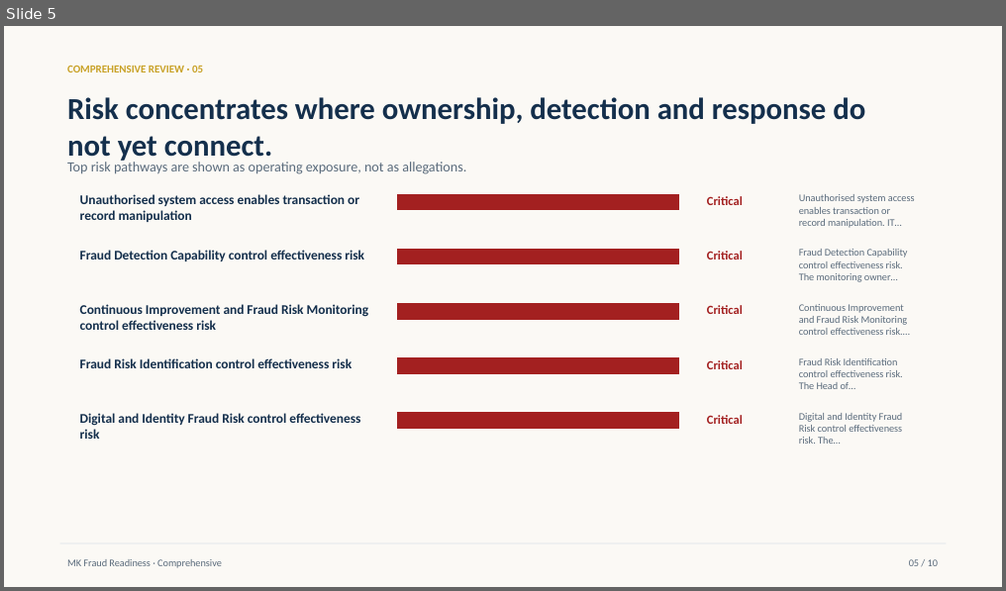
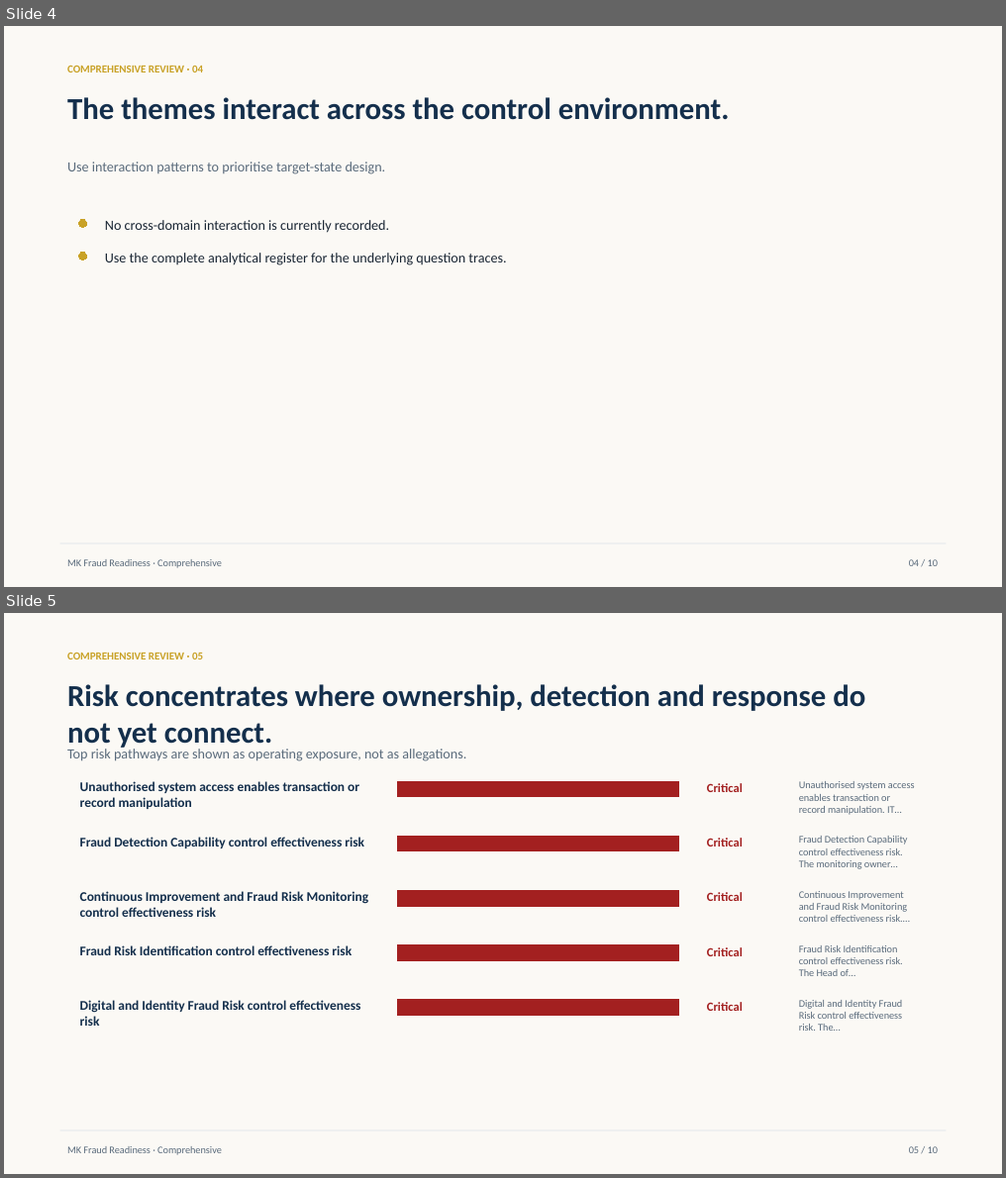
Before and after one commit to Tondani1995/mk-fraud-readiness-score, a slide deck: outputs/commercial-quality/comprehensive-executive-presentation.pptx. Shown one above the other, each under a label of ours: slide 5 before the commit, slides 4 and 5 after it. The pictures are 1006x591 and 1006x1178 pixels, drawn with LibreOffice and Linux fonts; fonts in the diff are those of the drawing. Boxes give left, top, right and bottom in pixels: in the first picture for what was removed or moved away, otherwise in the second. Text is boxed around its words. In the diff, an @@ line names an element or a change of style, - is before the commit and + after.

Commit message:
Correct Comprehensive Reporting Bible architecture

```diff
--- a/outputs/commercial-quality/comprehensive-executive-presentation.pptx
+++ b/outputs/commercial-quality/comprehensive-executive-presentation.pptx
@@ slide 4 added at bbox=[4, 26, 1002, 587], background #FBF9F5 @@
@@ text added at bbox=[67, 66, 203, 73], 10.5 pt, text #C9A227, bold @@
+COMPREHENSIVE REVIEW · 04
@@ text added at bbox=[67, 97, 730, 120], 29.2 pt, text #142F4C, bold @@
+The themes interact across the control environment.
@@ text added at bbox=[67, 162, 386, 174], 13.5 pt, text #5A6B7C @@
+Use interaction patterns to prioritise target-state design.
@@ ellipse added at bbox=[79, 219, 86, 227], fill #C9A227, outline #C9A227 0 pt @@
@@ text added at bbox=[105, 220, 389, 233], 13.5 pt, text #1A2634 @@
+No cross-domain interaction is currently recorded.
@@ ellipse added at bbox=[79, 252, 86, 260], fill #C9A227, outline #C9A227 0 pt @@
@@ text added at bbox=[105, 253, 506, 266], 13.5 pt, text #1A2634 @@
+Use the complete analytical register for the underlying question traces.
@@ line added from (60, 544) to (945, 544), #D9E1E7 0.75 pt @@
@@ text added at bbox=[67, 560, 222, 569], 9.8 pt, text #5A6B7C @@
+MK Fraud Readiness · Comprehensive
@@ text added at bbox=[909, 560, 938, 567], 9.8 pt, text #5A6B7C @@
+04 / 10
```
Also in this commit, not shown: 4 slides changed, 1 other slide added, 2 slides removed, 48 other files.
